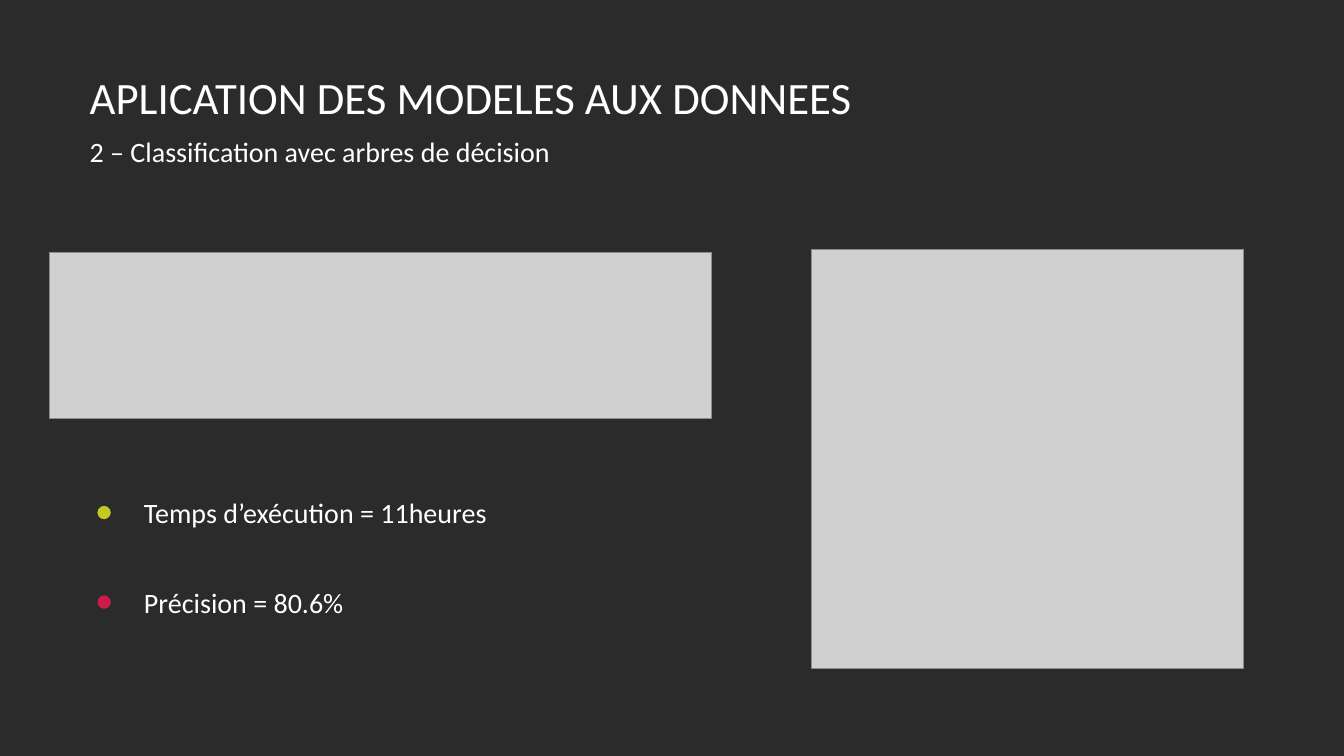
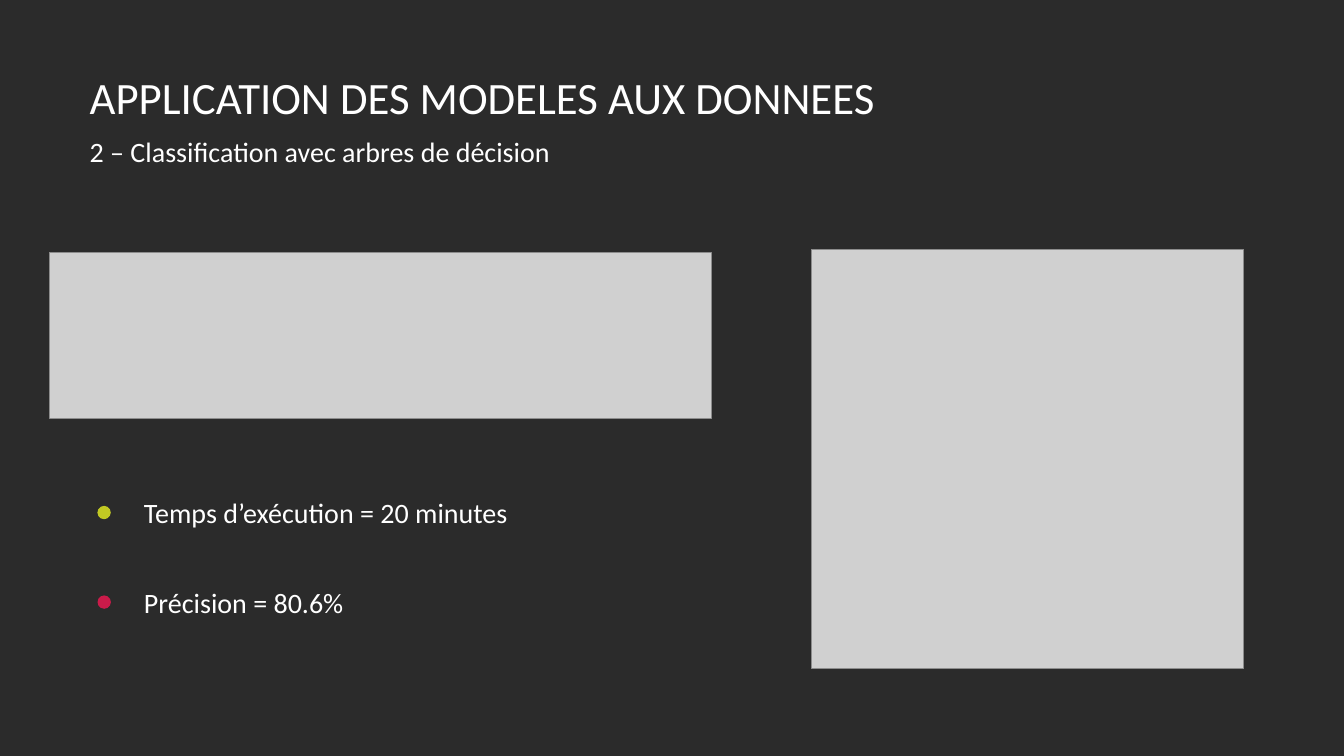
Before and after one commit to claponcet/DUT---IA-Detection-Cancer, a slide deck: slide 9 of Presentation.pptx. Drawn at 1344x756 pixels with LibreOffice and Linux fonts; fonts in the diff are those of the drawing; grey boxes stand for pictures; background and template pictures are left out; a plain dark background stands for a picture behind light text. Boxes give left, top, right and bottom in pixels: in the first picture for what was removed or moved away, otherwise in the second. Text is boxed around its words. In the diff, an @@ line names an element or a change of style, - is before the commit and + after.

```diff
--- a/Presentation.pptx
+++ b/Presentation.pptx
@@ text at (90, 85, 874, 115): text changed @@
-APLICATION DES MODELES AUX DONNEES
+APPLICATION DES MODELES AUX DONNEES
@@ text at (144, 503, 507, 528): text changed @@
-Temps d’exécution = 11heures
+Temps d’exécution = 20 minutes
```
Also in this commit, not shown: 2 other slides changed, 4 other files.
